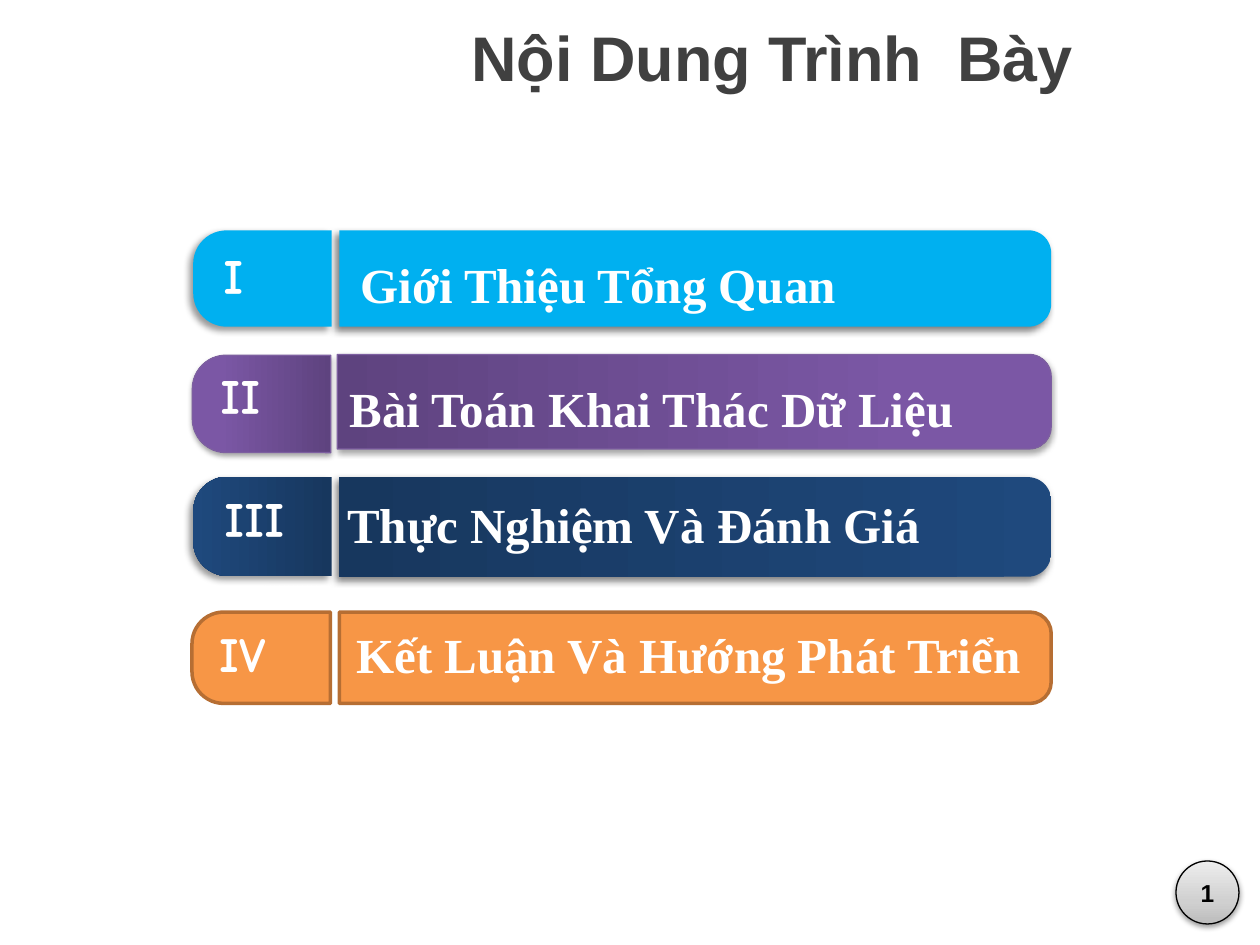
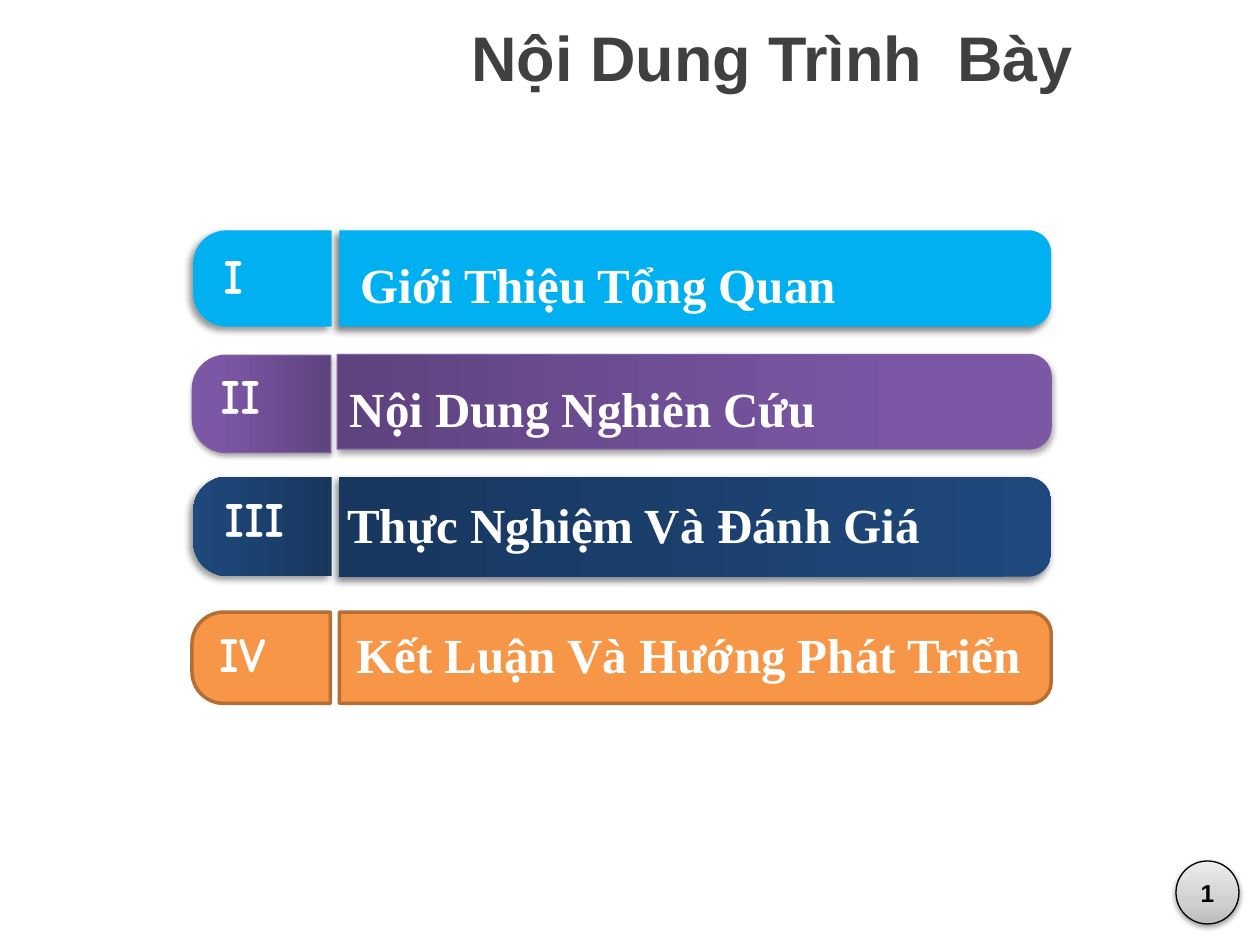
Before and after one commit to vominhquan1995/NLP, a slide deck: slide 3 of Document/ThuyetTrinh/BaoCao_v1.pptx. Drawn at 1260x945 pixels with LibreOffice and Linux fonts; fonts in the diff are those of the drawing; background and template pictures are left out. Boxes give left, top, right and bottom in pixels: in the first picture for what was removed or moved away, otherwise in the second. Text is boxed around its words. In the diff, an @@ line names an element or a change of style, - is before the commit and + after.

```diff
--- a/Document/ThuyetTrinh/BaoCao_v1.pptx
+++ b/Document/ThuyetTrinh/BaoCao_v1.pptx
@@ text at box(350, 392, 816, 437): text changed @@
-Bài Toán Khai Thác Dữ Liệu
+Nội Dung Nghiên Cứu
```
Also in this commit, not shown: 6 other slides changed, 21 slides added, 13 slides removed.
